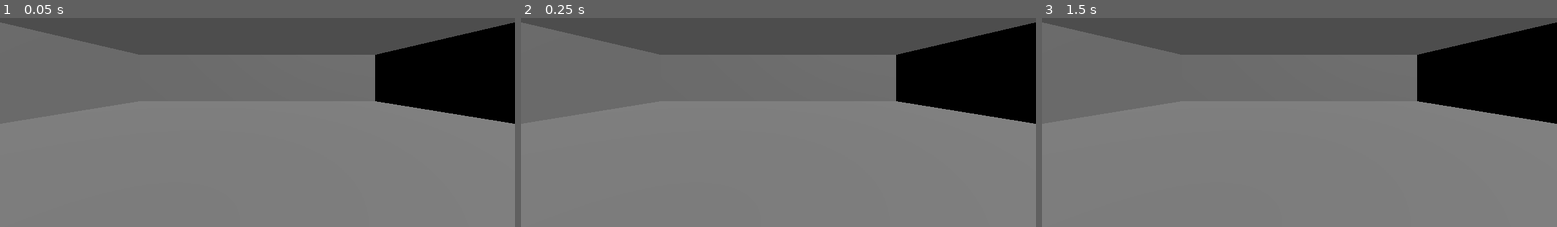
Above: before the commit, frames 1-3 (left to right).
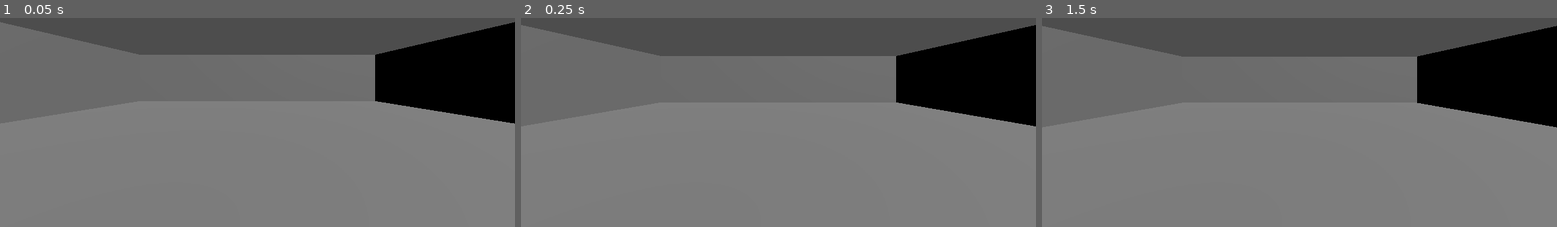
Above: after the commit, the same moments.

Repository: braanciii/progetto_museo
Game: Godot game, scene res://Scenes/node_3d.tscn
Same seed, same stepped clock (60 frames per second), same inputs: the game is played once before the commit and once after it. Before the commit the project has no main scene; this scene is started directly in both runs.
Inputs (mouse positions are in pixels of both pictures, inside the frame that each line leads up to):
- Up to frame 1 (0.05 s): no input
- Up to frame 2 (0.25 s): no input
- Up to frame 3 (1.5 s): tap Enter (ui_accept) at 0.5, 0.77, 1.07, 1.25 s; move the mouse to (1412, 68) at 0.52 s; hold Right (ui_right) 0.53-1.25 s; click (1412, 68) at 0.67 s; drag from (1196, 97) to (1273, 139) at 1.27 s

The runs differ from the first frame. In frame 1, less than 0.1% of the frame differs, in the area x 0-100%, y 1-51%; in frame 2, 1.0%; in frame 3, 1.4%, in the area x 0-100%, y 2-53%.

Commit message:
[LIN ALEX] fixato hitbox del paviemnto

Diff:
--- a/progetto-museo/Scenes/node_3d.tscn
+++ b/progetto-museo/Scenes/node_3d.tscn
@@ -1,8 +1,14 @@
-[gd_scene load_steps=6 format=3 uid="uid://dmueijundtlw6"]
+[gd_scene load_steps=10 format=3 uid="uid://dmueijundtlw6"]
 
 [ext_resource type="Script" uid="uid://debyc5dfvr6gy" path="res://Scenes/node_3d.gd" id="1_7q7q3"]
+[ext_resource type="Script" uid="uid://ck4yn3hxuobj7" path="res://addons/godot-xr-tools/player/player_body.gd" id="2_okq71"]
+[ext_resource type="Script" uid="uid://kuxqh057vr5y" path="res://addons/godot-xr-tools/functions/movement_turn.gd" id="3_t3l2h"]
+[ext_resource type="Script" uid="uid://dc4hg8kq5ia5y" path="res://addons/godot-xr-tools/functions/movement_direct.gd" id="3_wosnj"]
 
 [sub_resource type="BoxMesh" id="BoxMesh_vkdvt"]
+size = Vector3(20, 0.2, 20)
+
+[sub_resource type="BoxShape3D" id="BoxShape3D_wosnj"]
 size = Vector3(20, 0.2, 20)
 
 [sub_resource type="BoxMesh" id="BoxMesh_7q7q3"]
@@ -21,6 +27,11 @@
 
 [node name="Floor" type="MeshInstance3D" parent="Room"]
 mesh = SubResource("BoxMesh_vkdvt")
+
+[node name="StaticBody3D" type="StaticBody3D" parent="Room/Floor"]
+
+[node name="CollisionShape3D" type="CollisionShape3D" parent="Room/Floor/StaticBody3D"]
+shape = SubResource("BoxShape3D_wosnj")
 
 [node name="Wall_north" type="MeshInstance3D" parent="Room"]
 transform = Transform3D(1, 0, 0, 0, 1, 0, 0, 0, 1, 0, 2, -10)
@@ -48,11 +59,25 @@
 [node name="XROrigin3D" type="XROrigin3D" parent="Player"]
 current = true
 
-[node name="XRCamera3D" type="XRCamera3D" parent="Player/XROrigin3D"]
-transform = Transform3D(1, 0, 0, 0, 1, 0, 0, 0, 1, 0, 1.7, 6)
+[node name="RightHand" type="XRController3D" parent="Player/XROrigin3D"]
+tracker = &"right_hand"
+
+[node name="XRToolsMovementDirect" type="Node3D" parent="Player/XROrigin3D/RightHand" groups=["movement_providers"]]
+script = ExtResource("3_wosnj")
+max_speed = 2.0
+strafe = true
+metadata/_custom_type_script = "uid://dc4hg8kq5ia5y"
 
 [node name="LeftHand" type="XRController3D" parent="Player/XROrigin3D"]
 tracker = &"left_hand"
 
-[node name="RightHand" type="XRController3D" parent="Player/XROrigin3D"]
-tracker = &"right_hand"
+[node name="XRToolsMovementTurn" type="Node3D" parent="Player/XROrigin3D/LeftHand" groups=["movement_providers"]]
+script = ExtResource("3_t3l2h")
+metadata/_custom_type_script = "uid://kuxqh057vr5y"
+
+[node name="XRToolsPlayerBody" type="CharacterBody3D" parent="Player/XROrigin3D"]
+script = ExtResource("2_okq71")
+metadata/_custom_type_script = "uid://ck4yn3hxuobj7"
+
+[node name="XRCamera3D" type="XRCamera3D" parent="Player/XROrigin3D"]
+transform = Transform3D(1, 0, 0, 0, 1, 0, 0, 0, 1, 0, 1.7, 6)
--- a/progetto-museo/project.godot
+++ b/progetto-museo/project.godot
@@ -11,6 +11,7 @@
 [application]
 
 config/name="Progetto_Museo"
+run/main_scene="uid://dmueijundtlw6"
 config/features=PackedStringArray("4.5", "Forward Plus")
 config/icon="res://icon.svg"
 
@@ -23,6 +24,19 @@
 
 enabled=PackedStringArray("res://addons/godot-xr-tools/plugin.cfg")
 
+[global_group]
+
+movement_providers=""
+
+[input]
+
+xr_move={
+"deadzone": 0.2,
+"events": [Object(InputEventJoypadMotion,"resource_local_to_scene":false,"resource_name":"","device":-1,"axis":1,"axis_value":-1.0,"script":null)
+, Object(InputEventJoypadMotion,"resource_local_to_scene":false,"resource_name":"","device":-1,"axis":0,"axis_value":1.0,"script":null)
+]
+}
+
 [xr]
 
 openxr/enabled=true
